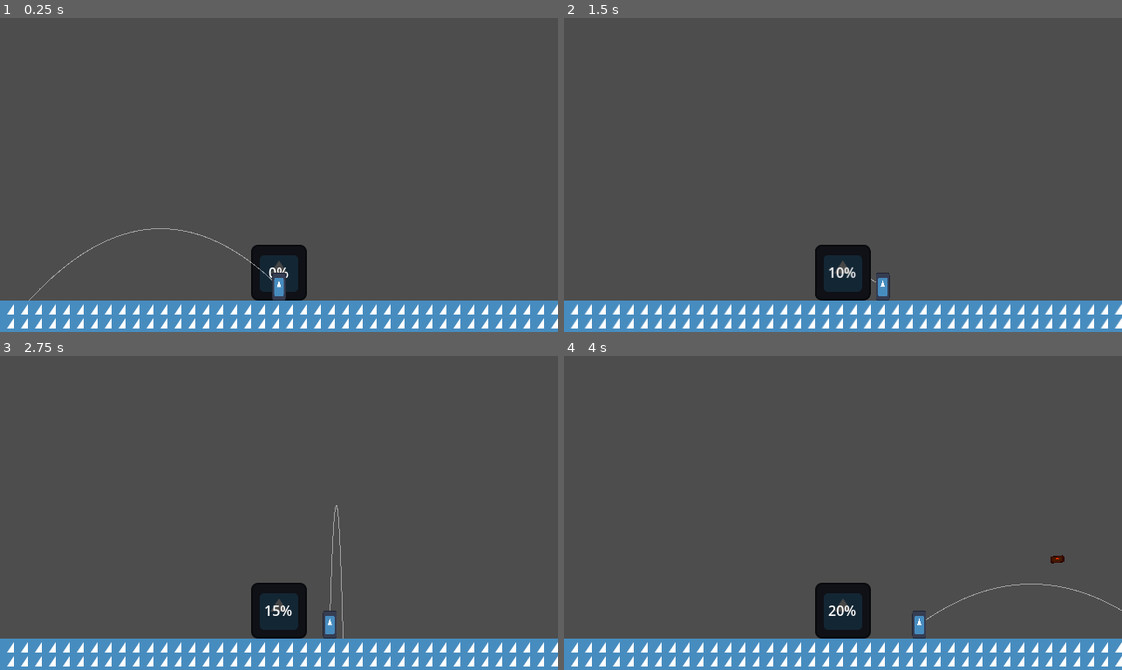
Above: before the commit, frames 1-4 (two rows, left to right).
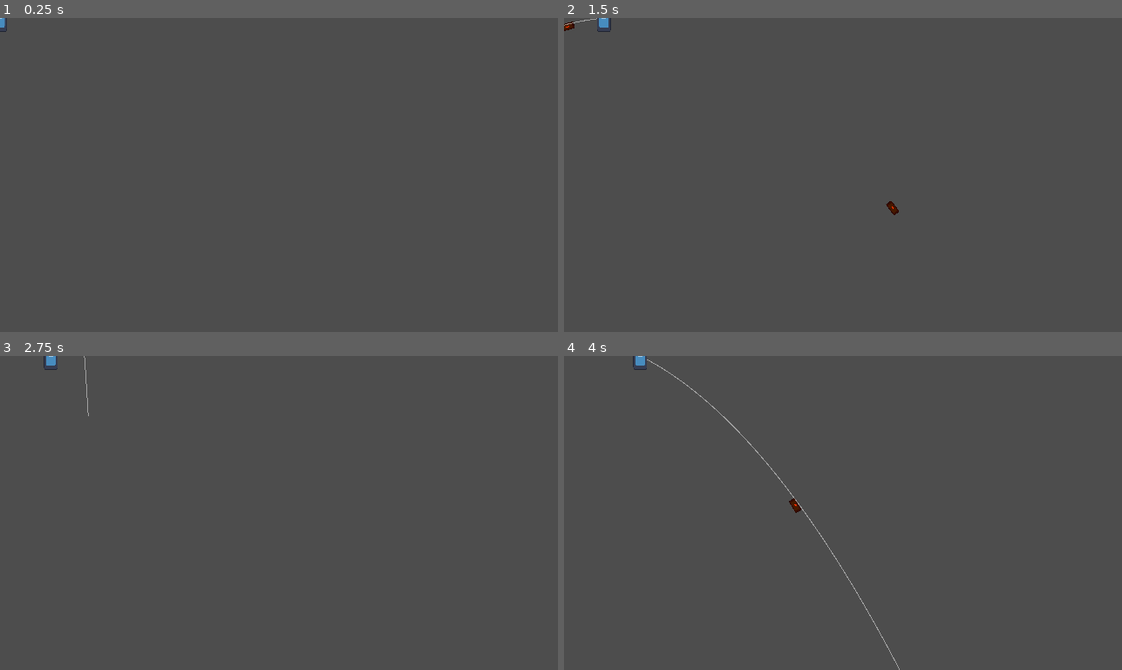
Above: after the commit, the same moments.

Repository: Platinumaniac/brickbat
Game: Godot game, scene res://src/core/game/Game.tscn
Two runs of this game, one before a commit and one after it. Both use one fixed random seed, a clock stepped at 60 frames per second and the inputs below. The engine's default icon, where the game draws it, is replaced by a stand-in: a white triangle on a blue panel in a dark square.
Inputs (mouse positions are in pixels of both pictures, inside the frame that each line leads up to):
- Up to frame 1 (0.25 s): no input
- Up to frame 2 (1.5 s): tap Enter at 0.5 s; move the mouse to (965, 159) at 0.52 s; press the mouse at (965, 159) at 0.53 s; hold D (move_right) 0.53-1.28 s; move the mouse to (731, 190) at 1.27 s; release the mouse at (731, 190) at 1.28 s; hold A (move_left) from 1.28 s (still down); click (731, 190) at 1.35 s
- Up to frame 3 (2.75 s): move the mouse to (334, 443) at 2.02 s; release A (move_left) at 2.03 s; press the mouse at (334, 443) at 2.03 s; hold D (move_right) from 2.03 s (still down)
- Up to frame 4 (4 s): move the mouse to (815, 575) at 2.77 s; release the mouse at (815, 575) at 2.78 s; click (815, 575) at 2.85 s; move the mouse to (1010, 560) at 3.52 s; release D (move_right) at 3.53 s; press the mouse at (1010, 560) at 3.53 s; hold A (move_left) from 3.53 s (still down)

The runs differ from the first frame. In frame 1, 12% of the frame differs, in the area x 0-100%, y 0-100%; in frame 2, 12%; in frame 3, 12%; in frame 4, 12%.

Commit message:
navigation and enemies resolves: #9 resolves: #3

Diff:
--- a/src/core/game/Game.tscn
+++ b/src/core/game/Game.tscn
@@ -1,12 +1,17 @@
 [gd_scene format=3 uid="uid://c2spurn3pjjdm"]
 
 [ext_resource type="Script" uid="uid://ds424mi8d3m1k" path="res://src/core/game/game.gd" id="1_cky5y"]
+[ext_resource type="Script" uid="uid://db226hv2volbb" path="res://src/core/systems/navigation.gd" id="2_22ngx"]
 
 [node name="Game" type="Node" unique_id=1707179465]
 script = ExtResource("1_cky5y")
 metadata/_custom_type_script = "uid://ds424mi8d3m1k"
 
 [node name="Systems" type="Node" parent="." unique_id=2137385099]
+
+[node name="NavigationSystem" type="Node" parent="Systems" unique_id=306659761]
+script = ExtResource("2_22ngx")
+metadata/_custom_type_script = "uid://db226hv2volbb"
 
 [node name="World" type="Node2D" parent="." unique_id=971566576]
 
--- a/src/core/game/game.gd
+++ b/src/core/game/game.gd
@@ -59,3 +59,4 @@
 
 	_stage_root.add_child(_current_stage)
 	_player.global_position = _current_stage.get_player_spawn()
+	SignalBus.stage_initiated.emit(_current_stage)
--- a/src/core/global/signal_bus.gd
+++ b/src/core/global/signal_bus.gd
@@ -1,4 +1,14 @@
 extends Node
-# signals accross nodes here
+## signals across nodes here
 
+## sent when the stage is added to the StageRoot
+signal stage_initiated(stage: Stage)
+
+## sent when a building has been built
 signal building_finished(building: Building)
+
+signal building_destroyed(building: Building)
+
+signal building_path_requested(start: Vector2)
+
+signal building_path_calculated(start: Vector2, path: NavigationSystem.BuildingPath)
--- /dev/null
+++ b/src/core/systems/navigation.gd
@@ -0,0 +1,54 @@
+extends Node
+class_name NavigationSystem
+
+
+var _stage: Stage
+var _nav_grid: AStarGrid2D = AStarGrid2D.new()
+var _building_map: Dictionary[Vector2i, Building]
+
+func _ready() -> void:
+	_nav_grid.cell_size = Vector2i(16, 16)
+	_nav_grid.region = Rect2i(-20, -12, 40, 24)
+	_nav_grid.update()
+
+	SignalBus.stage_initiated.connect(_on_stage_initiated)
+	SignalBus.building_path_requested.connect(_on_building_path_requested)
+
+func _sort_distance_to(a: Vector2i, b: Vector2i, reference: Vector2i):
+	return a.distance_squared_to(reference) < b.distance_squared_to(reference)
+
+class BuildingPath:
+	func _init(new_path: PackedVector2Array, new_building: Building) -> void:
+		path = new_path
+		building = new_building
+
+	var path: PackedVector2Array
+	var building: Building
+
+func _get_path_to_building(start_position: Vector2) -> BuildingPath:
+	var building_positions = _building_map.keys()
+
+	building_positions.sort_custom(_sort_distance_to.bind(start_position))
+
+	var path: PackedVector2Array = _nav_grid.get_point_path(_stage.local_to_map(start_position), building_positions[0], true)
+	var point_index: int = 0
+	for point in path:
+		path.set(point_index, point + Vector2(8, 8))
+		point_index += 1
+
+
+
+	return BuildingPath.new(path, _building_map[building_positions[0]])
+
+func _on_stage_initiated(stage: Stage) -> void:
+	_stage = stage
+	_building_map = _stage.get_building_map()
+	for cell in _stage.get_used_cells():
+		_nav_grid.set_point_solid(cell)
+
+	for cell in _building_map.keys():
+		_nav_grid.set_point_solid(cell)
+
+
+func _on_building_path_requested(start_position: Vector2) -> void:
+	SignalBus.building_path_calculated.emit(start_position, _get_path_to_building(start_position))
--- a/src/gameplay/brick/brick.gd
+++ b/src/gameplay/brick/brick.gd
@@ -35,3 +35,6 @@
 		area.build(power)
 		get_tree().call_group("shake_camera", "add_trauma", 0.5)
 		queue_free()
+	elif area is Enemy:
+		area.attack(power)
+		queue_free()
--- a/src/gameplay/building/Building.tscn
+++ b/src/gameplay/building/Building.tscn
@@ -10,24 +10,24 @@
 collision_layer = 4
 collision_mask = 0
 script = ExtResource("1_qkjw2")
+size = Vector2i(4, 4)
 progress_label = NodePath("ProgressLabel")
 metadata/_custom_type_script = "uid://bnrnxi5a5lj7a"
 
 [node name="CollisionShape2D" type="CollisionShape2D" parent="." unique_id=1025482470]
-position = Vector2(24, 24)
 shape = SubResource("RectangleShape2D_2vyxd")
 
 [node name="Sprite2D" type="Sprite2D" parent="." unique_id=2120000706]
 modulate = Color(0.27387273, 0.27387273, 0.27387273, 1)
-position = Vector2(24, 24)
+position = Vector2(0, 9.536743e-07)
 scale = Vector2(0.5, 0.5)
 texture = ExtResource("2_fgsua")
 
 [node name="ProgressLabel" type="Label" parent="." unique_id=2015722377]
-offset_left = -8.0
-offset_top = -8.0
-offset_right = 56.0
-offset_bottom = 56.0
+offset_left = -32.0
+offset_top = -32.0
+offset_right = 32.0
+offset_bottom = 32.0
 text = "0%"
 horizontal_alignment = 1
 vertical_alignment = 1
--- a/src/gameplay/building/building.gd
+++ b/src/gameplay/building/building.gd
@@ -1,17 +1,29 @@
 extends Area2D
 class_name Building
 
+@export var size: Vector2i
 @export var build_cost: float = 200
 @export var progress_label: Label
 
-var _build_progress: float
+var build_progress: float
+
+func _update_label() -> void:
+	if progress_label != null:
+		var format_string = "%d%%"
+		progress_label.text = format_string % (build_progress / build_cost * 100)
 
 func build(amount: float) -> void:
-	_build_progress = clamp(_build_progress + amount, 0, build_cost)
+	build_progress = clamp(build_progress + amount, 0, build_cost)
 
-	if progress_label != null:
-		var format_string = "%d%%"
-		progress_label.text = format_string % (_build_progress / build_cost * 100)
+	_update_label()
 
-	if _build_progress == build_cost:
+	if build_progress == build_cost:
 		SignalBus.building_finished.emit(self)
+
+func attack(damage: float) -> void:
+	build_progress = clamp(build_progress - damage, 0, build_cost)
+
+	_update_label()
+
+	if build_progress == damage:
+		SignalBus.building_destroyed.emit(self)
--- /dev/null
+++ b/src/gameplay/enemy/Enemy.tscn
@@ -0,0 +1,25 @@
+[gd_scene format=3 uid="uid://ccs8plbfjd4mj"]
+
+[ext_resource type="Script" uid="uid://dwuc05gkueuty" path="res://src/gameplay/enemy/enemy.gd" id="1_ivp8h"]
+[ext_resource type="Texture2D" uid="uid://bwmlpe8m7bnc6" path="res://assets/icon.svg" id="2_djgym"]
+
+[sub_resource type="RectangleShape2D" id="RectangleShape2D_2vyxd"]
+size = Vector2(16, 16)
+
+[node name="Enemy" type="Area2D" unique_id=423329651]
+collision_layer = 8
+collision_mask = 0
+input_pickable = false
+script = ExtResource("1_ivp8h")
+metadata/_custom_type_script = "uid://dwuc05gkueuty"
+
+[node name="CollisionShape2D" type="CollisionShape2D" parent="." unique_id=1139800144]
+shape = SubResource("RectangleShape2D_2vyxd")
+
+[node name="Sprite2D" type="Sprite2D" parent="." unique_id=287906327]
+modulate = Color(0, 0, 0, 1)
+scale = Vector2(0.12499999, 0.12499999)
+texture = ExtResource("2_djgym")
+
+[node name="CooldownTimer" type="Timer" parent="." unique_id=40394204]
+wait_time = 0.5
--- /dev/null
+++ b/src/gameplay/enemy/enemy.gd
@@ -0,0 +1,44 @@
+extends Area2D
+class_name Enemy
+
+@export var max_health: float = 100
+@export var power: float = 10
+@export var attack_cooldown: float = 1
+
+var _health: float = max_health
+var _start_position: Vector2
+var _target: Building
+var _is_at_target: bool
+var _current_cooldown: float = 0
+
+func _ready() -> void:
+	_start_position = position
+
+	SignalBus.stage_initiated.connect(_on_stage_initiated)
+	SignalBus.building_path_calculated.connect(_on_building_path_calculated)
+
+func _process(delta: float) -> void:
+	if _target && _is_at_target:
+		if _target.build_progress > 0 && _current_cooldown == 0:
+			_target.attack(power)
+			_current_cooldown = attack_cooldown
+		elif _current_cooldown > 0:
+			_current_cooldown = clamp(_current_cooldown - delta, 0, attack_cooldown)
+
+func attack(damage: float) -> void:
+	_health = clamp(_health - damage, 0, max_health)
+	if _health == 0:
+		queue_free()
+
+func _on_stage_initiated(_stage) -> void:
+	SignalBus.building_path_requested.emit(_start_position)
+
+func _on_building_path_calculated(start: Vector2, path: NavigationSystem.BuildingPath) -> void:
+	_target = path.building
+	if start == _start_position:
+		while len(path.path) > 0:
+			var tween = create_tween()
+			tween.tween_property(self, "position", path.path.get(0), .5)
+			await tween.finished
+			path.path.remove_at(0)
+		_is_at_target = true
--- a/src/gameplay/stage/Stage.tscn
+++ b/src/gameplay/stage/Stage.tscn
@@ -4,6 +4,8 @@
 [ext_resource type="Script" uid="uid://dmdn7c632ktnw" path="res://src/gameplay/stage/stage.gd" id="1_osl5s"]
 [ext_resource type="PackedScene" uid="uid://dyyle1tiitayn" path="res://src/gameplay/building/Building.tscn" id="3_xoyka"]
 [ext_resource type="Script" uid="uid://cffhngadtopdq" path="res://src/gameplay/stage/camera_2d.gd" id="4_ofpdg"]
+=======
+[ext_resource type="PackedScene" uid="uid://ccs8plbfjd4mj" path="res://src/gameplay/enemy/Enemy.tscn" id="4_ofpdg"]
 
 [sub_resource type="TileSetAtlasSource" id="TileSetAtlasSource_xoyka"]
 texture = ExtResource("1_i3rf1")
@@ -136,18 +138,12 @@
 7:7/0 = 0
 7:7/0/physics_layer_0/polygon_0/points = PackedVector2Array(-8, -8, 8, -8, 8, 8, -8, 8)
 
-[sub_resource type="TileSetScenesCollectionSource" id="TileSetScenesCollectionSource_xoyka"]
-resource_name = "buildings"
-scenes/1/scene = ExtResource("3_xoyka")
-scenes/1/display_placeholder = true
-
 [sub_resource type="TileSet" id="TileSet_i3rf1"]
 physics_layer_0/collision_layer = 1
 sources/0 = SubResource("TileSetAtlasSource_xoyka")
-sources/1 = SubResource("TileSetScenesCollectionSource_xoyka")
 
 [node name="Stage" type="TileMapLayer" unique_id=1403815828 node_paths=PackedStringArray("spawn_marker")]
-tile_map_data = PackedByteArray("AADs/woAAAADAAIAAADt/woAAAA …(1855 unchanged characters)… ADAAIAAAASAAkAAAADAAIAAAATAAkAAAADAAIAAAD+/wUAAQAAAAAAAQA=")
+tile_map_data = PackedByteArray("AADs/woAAAADAAIAAADt/woAAAA …(1855 unchanged characters)… ADAAIAAAASAAkAAAADAAIAAAATAAkAAAADAAIAAAA=")
 tile_set = SubResource("TileSet_i3rf1")
 script = ExtResource("1_osl5s")
 spawn_marker = NodePath("SpawnMarker")
@@ -157,3 +153,9 @@
 
 [node name="SpawnMarker" type="Marker2D" parent="." unique_id=445283488]
 position = Vector2(0, 128)
+
+[node name="Building" parent="." unique_id=704800898 instance=ExtResource("3_xoyka")]
+position = Vector2(0, 112)
+
+[node name="Enemy" parent="." unique_id=702090643 instance=ExtResource("4_ofpdg")]
+position = Vector2(-312, 136)
--- a/src/gameplay/stage/stage.gd
+++ b/src/gameplay/stage/stage.gd
@@ -7,3 +7,16 @@
 	if spawn_marker != null:
 		return spawn_marker.global_position
 	return Vector2.ZERO
+
+func get_building_map() -> Dictionary[Vector2i, Building]:
+	var building_map: Dictionary[Vector2i, Building] = {}
+
+	for child in get_children():
+		if child is Building:
+			var building_position = local_to_map(child.position)
+			var top_left = building_position - child.size / 2
+			for x in range(top_left.x, top_left.x + child.size.x):
+				for y in range(top_left.y, top_left.y + child.size.y):
+					building_map.set(Vector2i(x, y), child)
+
+	return building_map
Not shown, added: src/core/systems/navigation.gd.uid
Not shown, added: src/gameplay/enemy/enemy.gd.uid
